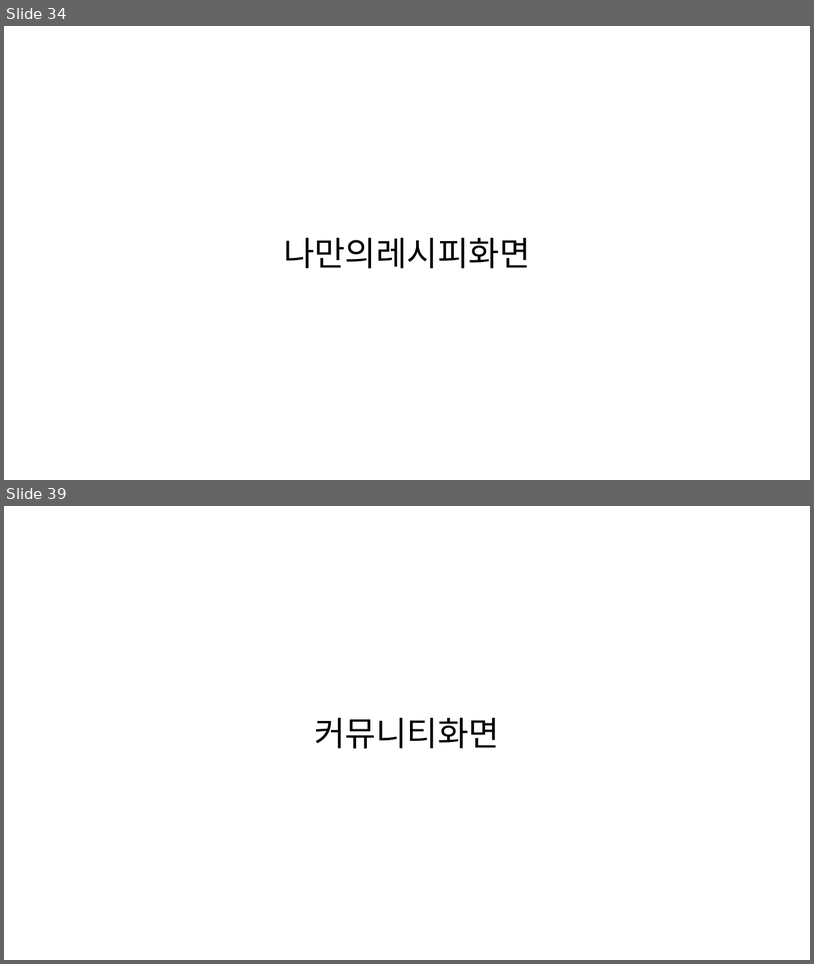
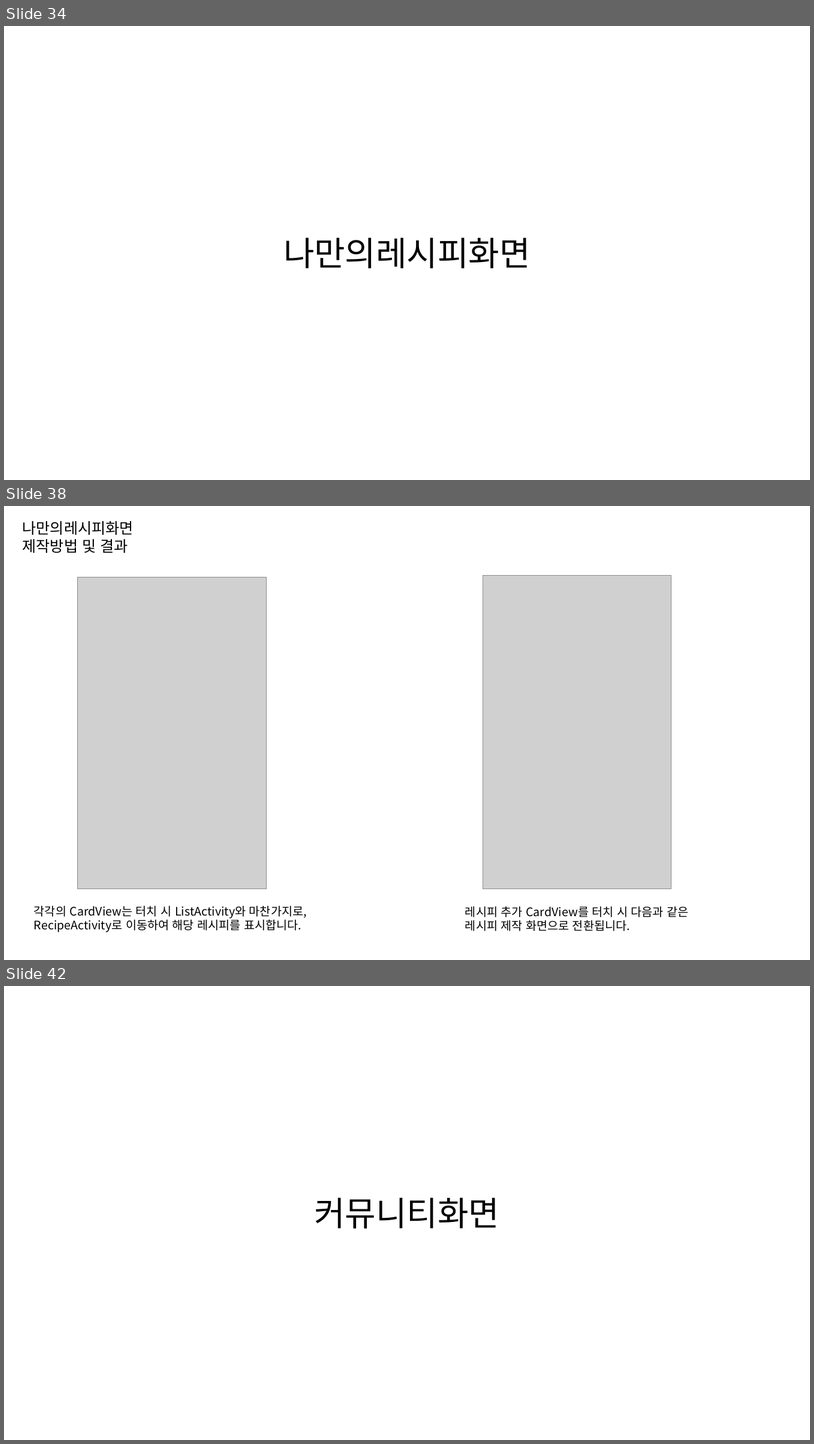
Before and after one commit to byungmeo/CockFit, a slide deck: Documents/4.제작보고서/제작보고서 자료.pptx. Shown one above the other, each under a label of ours: slides 34 and 39 before the commit, slides 34, 38 and 42 after it; the slides between them are not shown. The pictures are 814x964 and 814x1444 pixels, drawn with LibreOffice and Linux fonts; fonts in the diff are those of the drawing; grey boxes stand for pictures. Boxes give left, top, right and bottom in pixels: in the first picture for what was removed or moved away, otherwise in the second. Text is boxed around its words. In the diff, an @@ line names an element or a change of style, - is before the commit and + after.

Commit message:
나만의 레시피 화면 제작보고서 업데이트

```diff
--- a/Documents/4.제작보고서/제작보고서 자료.pptx
+++ b/Documents/4.제작보고서/제작보고서 자료.pptx
@@ slide 38 added at [4,506,810,960], background #FFFFFF @@
@@ text added at [23,521,134,553], 18 pt, text #000000 @@
+나만의레시피화면
+제작방법 및 결과
@@ picture added at [78,577,267,888] @@
@@ picture added at [483,575,672,888] @@
@@ text added at [34,905,307,932], 14 pt, text #000000 @@
+각각의 CardView는 터치 시 ListActivity와 마찬가지로,
+RecipeActivity로 이동하여 해당 레시피를 표시합니다.
@@ text added at [465,906,689,931], 14 pt, text #000000 @@
+레시피 추가 CardView를 터치 시 다음과 같은
+레시피 제작 화면으로 전환됩니다.
@@ what was slide 39 is now slide 42 @@
```
Also in this commit, not shown: 3 slides changed, 3 other slides added, 1 slide removed.
